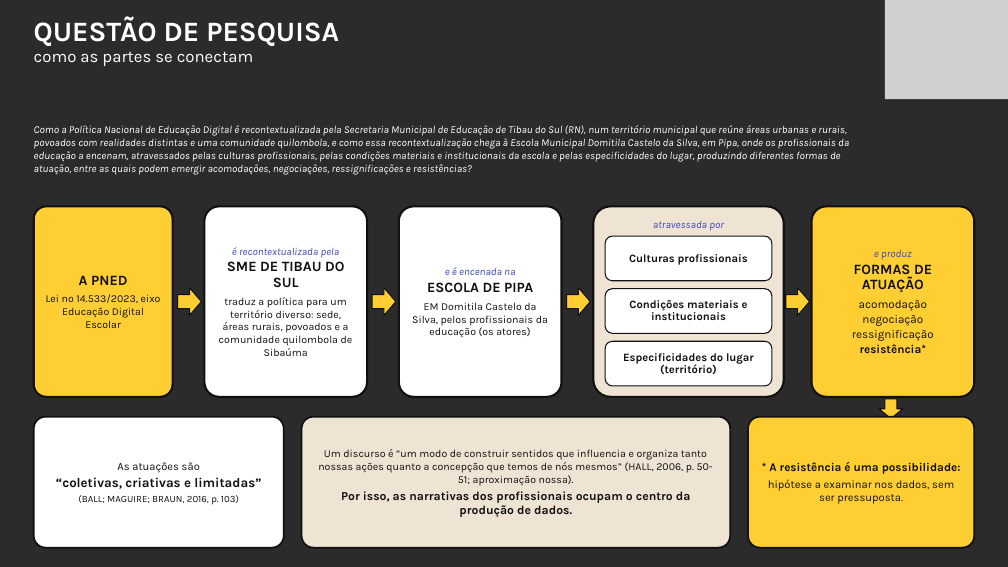
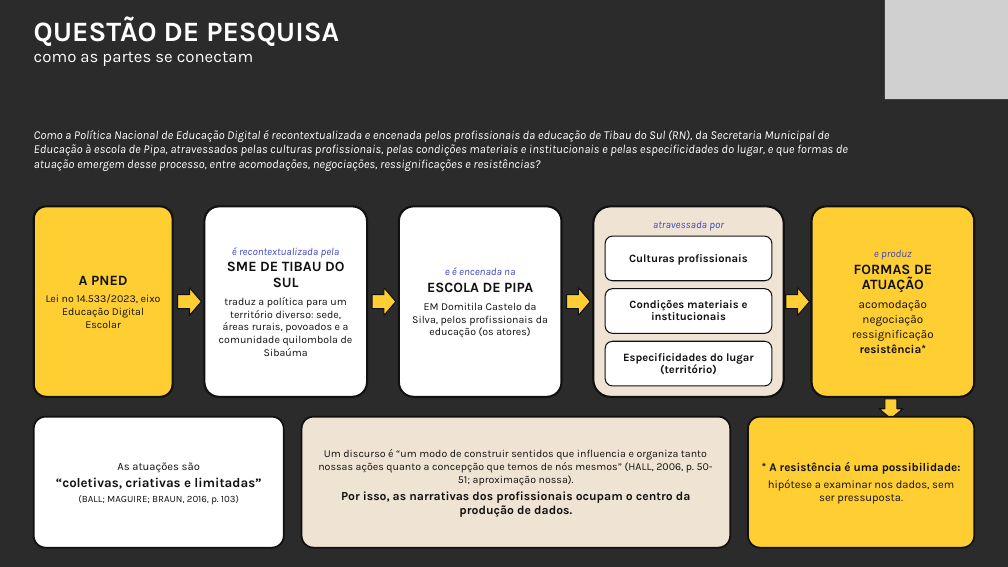
Before and after one commit to yzynya-beep/Tese, a slide deck: slide 4 of apresentacao_qualificacao/Qualificacao_PNED_Pipa.pptx. Drawn at 1008x567 pixels with LibreOffice and Linux fonts; fonts in the diff are those of the drawing; grey boxes stand for pictures; background and template pictures are left out; a plain dark background stands for a picture behind light text. Boxes give left, top, right and bottom in pixels: in the first picture for what was removed or moved away, otherwise in the second. Text is boxed around its words. In the diff, an @@ line names an element or a change of style, - is before the commit and + after.

```diff
--- a/apresentacao_qualificacao/Qualificacao_PNED_Pipa.pptx
+++ b/apresentacao_qualificacao/Qualificacao_PNED_Pipa.pptx
@@ text at [34, 130, 848, 171]: text changed; size 15.2 to 17.4 pt @@
-Como a Política Nacional de Educação Digital é recontextualizada pela Secretaria Municipal de Educação de Tibau do Sul (RN), num território municipal que reúne áreas urbanas e rurais, povoados com realidades distintas e uma comunidade quilombola, e como essa recontextualização chega à Escola Municipal Domitila Castelo da Silva, em Pipa, onde os profissionais da educação a encenam, atravessados pelas culturas profissionais, pelas condições materiais e institucionais da escola e pelas especificidades do lugar, produzindo diferentes formas de atuação, entre as quais podem emergir acomodações, negociações, ressignificações e resistências?
+Como a Política Nacional de Educação Digital é recontextualizada e encenada pelos profissionais da educação de Tibau do Sul (RN), da Secretaria Municipal de Educação à escola de Pipa, atravessados pelas culturas profissionais, pelas condições materiais e institucionais e pelas especificidades do lugar, e que formas de atuação emergem desse processo, entre acomodações, negociações, ressignificações e resistências?
```
Also in this commit, not shown: 1 other slide changed, 1 slide added, 18 other files.
